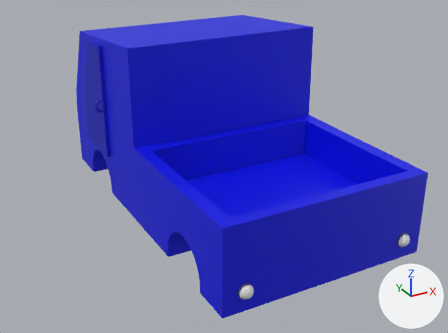
Renders of the Blender file assets/models/transport/car.blend from each side of a commit.
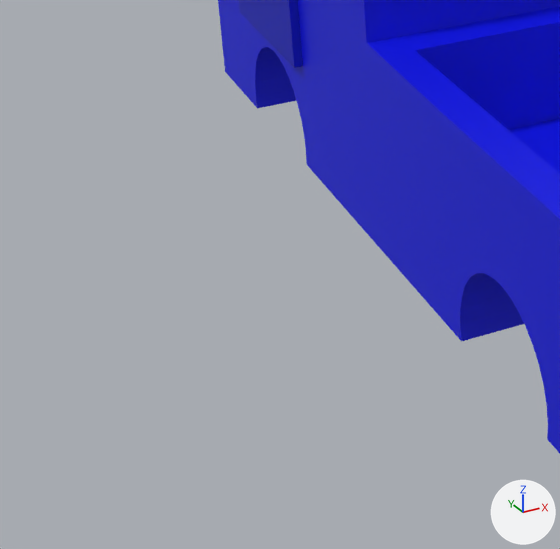
Old and new are each drawn whole from a camera (50 mm lens) standing at (-4.54, -8.47, 5.25) and looking at (-0.19, -0.56, 1.3) and again close up on the part from 0% to 46% of the width and 40% to 100% of the height. Arrows for +X, +Y and +Z are at lower right; the lights stay in place.

The scene before the commit, as lines of its bpy script (objects in view):
```python
me_cube_002 = bpy.data.meshes.new('Cube.002')
me_cube_002.from_pydata(...)  # 350 vertices, 277 faces; spans x -1.1..1.1, y -1.17..1.0, z -1.0..3.41
# faces by material slot: [70, 1, 206]
me_cube_002.materials.append(mat_blue)  # blue #000ce7
me_cube_002.materials.append(mat_glass)  # cyan #80dce7
me_cube_002.materials.append(mat_dark_blue)  # blue #0010c4
ob_body = bpy.data.objects.new('body', me_cube_002)
ob_body.location = (0.0, 0.0, 1.17)
ob_body.scale = (1.59, 2.61, 0.623)
```
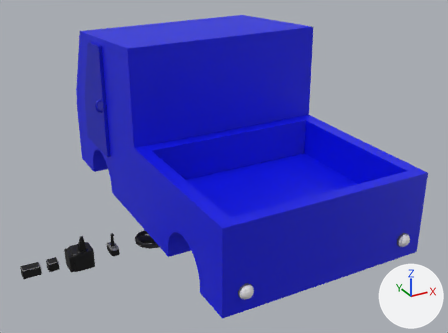
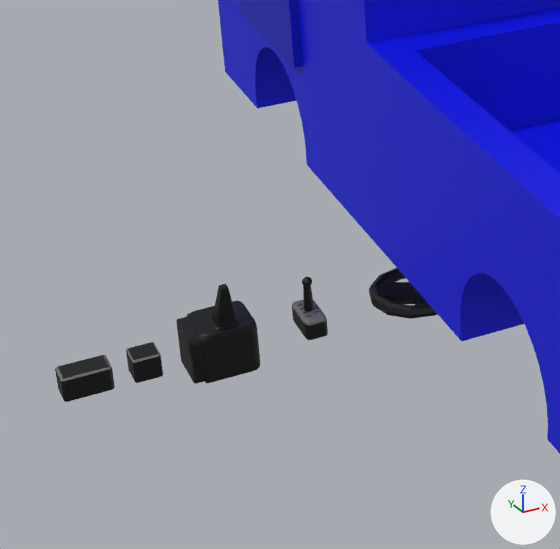
Changed parts and their boxes (x1, y1, x2, y2) in the close-ups (560 x 549 px):
'rul_place', added (black)
    after: (176, 284, 260, 384)
'rul', added
    after: (369, 268, 437, 319)
'speedometer', added (black)
    after: (55, 355, 115, 402)
    faces in mat_wheel (black #000000): (55, 355, 115, 402)
    faces in mat_silver (dark grey #646464): (55, 355, 112, 381)
'fuel_stat', added (black)
    after: (126, 342, 163, 383)
    faces in mat_wheel (black #000000): (126, 342, 163, 383)
    faces in mat_silver (dark grey #646464): (126, 342, 160, 363)
'automat', added
    after: (292, 299, 328, 340)
    faces in mat_wheel (black #000000): (292, 304, 328, 340)
    faces in mat_silver (dark grey #646464): (292, 299, 327, 325)
'handle', added
    after: (302, 277, 314, 312)

The change in detail:
Mesh me_cylinder is new.
It has 146 vertices, 146 faces and spans x -1.76..1.8, y -1.73..1.93, z -0.04..1.71.
It uses material mat_wheel (black #000000).
Mesh me_cube_004 is new.
It has 381 vertices, 353 faces and spans x -1.0..1.0, y -1.0..1.0, z -1.0..1.0.
Faces by material slot: [87, 266].
It uses material mat_wheel (black #000000).
It uses material mat_silver (dark grey #646464).
Mesh me_cube_003 is new.
It has 28 vertices, 30 faces and spans x -1.0..1.0, y -1.0..1.0, z -1.0..1.0.
Faces by material slot: [18, 12].
It uses material mat_wheel (black #000000).
It uses material mat_silver (dark grey #646464).
Mesh me_cube is new.
It has 352 vertices, 354 faces and spans x -1.43..1.0, y -1.0..1.0, z -1.0..2.57.
It uses material mat_wheel (black #000000).
Mesh me_torus_001 is new.
It has 132 vertices, 136 faces and spans x -0.29..0.29, y -0.29..0.29, z -0.04..0.04.
It uses material mat_wheel (black #000000).
Object 'handle' (ob_handle) is new; it shows me_cylinder.
Its location is (-1.927, 0.0, 0.014).
Its scale is (0.0193, 0.0193, 0.155).
Object 'automat' (ob_automat) is new; it shows me_cube_004.
Its location is (-1.928, 0.0, 0.0).
Its scale is (0.0683, 0.145, 0.0683).
Object 'fuel_stat' (ob_fuel_stat) is new; it shows me_cube_003.
Its location is (-2.905, 0.0, 0.0).
Its scale is (0.0791, 0.0829, 0.074).
Object 'speedometer' (ob_speedometer) is new; it shows a copy of me_cube_003.
Its location is (-3.236, 0.0, 0.0).
Its scale is (0.139, 0.0829, 0.074).
Object 'rul_place' (ob_rul_place) is new; it shows me_cube.
Its location is (-2.442, 0.0, 0.0).
Its scale is (0.163, 0.163, 0.163).
Object 'rul' (ob_rul) is new; it shows me_torus_001.
Its location is (-1.25, 0.0, 0.0).
